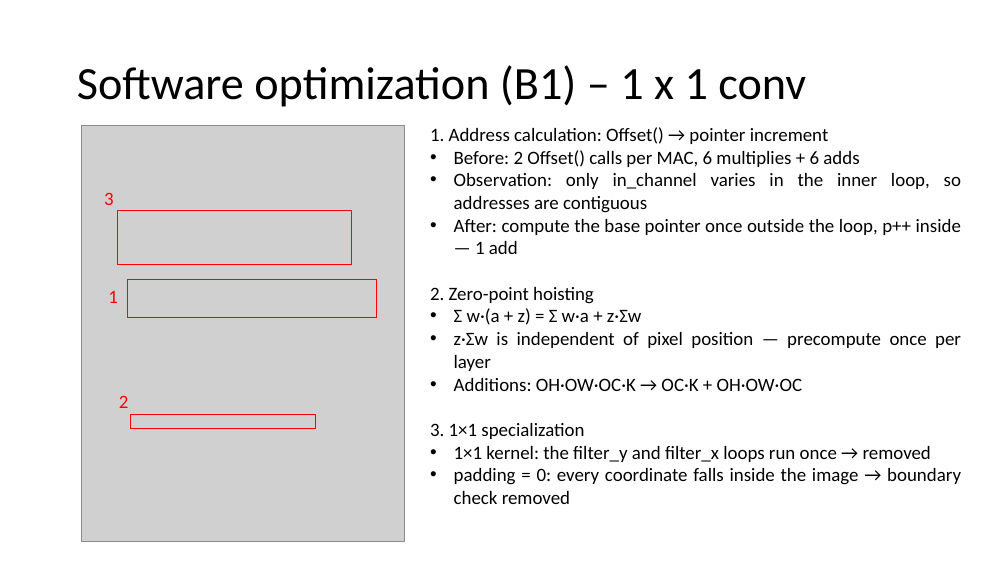
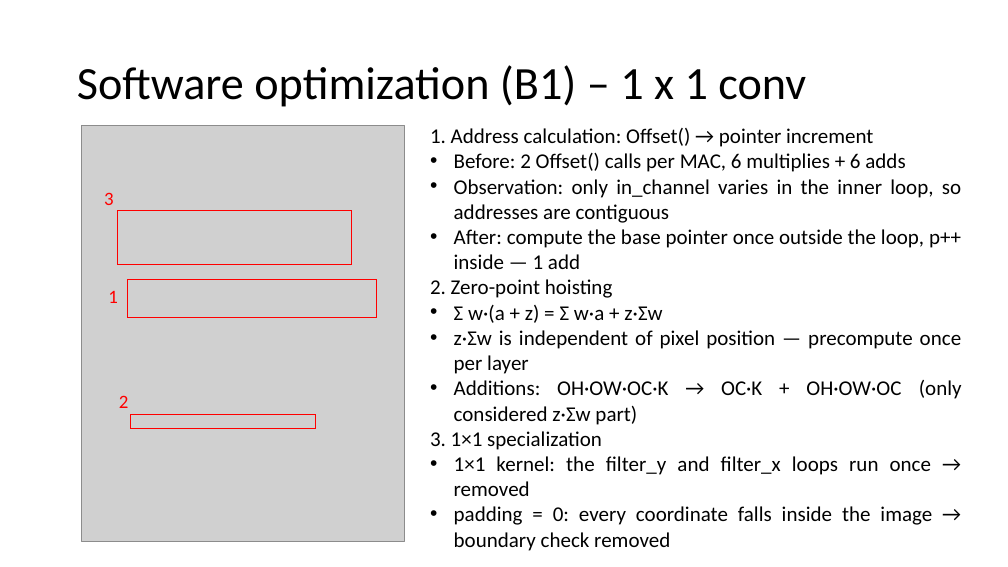
Before and after one commit to todayisallen/Quantized-Neural-Network-Acceleration-on-RV64IMC, a slide deck: slide 8 of Midterm Project.pptx. Drawn at 1008x567 pixels with LibreOffice and Linux fonts; fonts in the diff are those of the drawing; grey boxes stand for pictures. Boxes give left, top, right and bottom in pixels: in the first picture for what was removed or moved away, otherwise in the second. Text is boxed around its words. In the diff, an @@ line names an element or a change of style, - is before the commit and + after.

```diff
--- a/Midterm Project.pptx
+++ b/Midterm Project.pptx
@@ text at (430, 128, 961, 551): size 18 to 20 pt in "1. Address calculation: Offset() → pointer increment", "Before: 2 Offset() calls per MAC, 6 ...", "Observation: only in_channel varies in the inner ...", "After: compute the base pointer once outside ..." and 6 more places @@
@@ text at (454, 380, 962, 425): text changed; size 18 to 20 pt @@
-• Additions: OH·OW·OC·K → OC·K + OH·OW·OC
+• Additions: OH·OW·OC·K → OC·K + OH·OW·OC (only considered z·Σw part)
```
Also in this commit, not shown: 12 other slides changed, 1 slide added.
